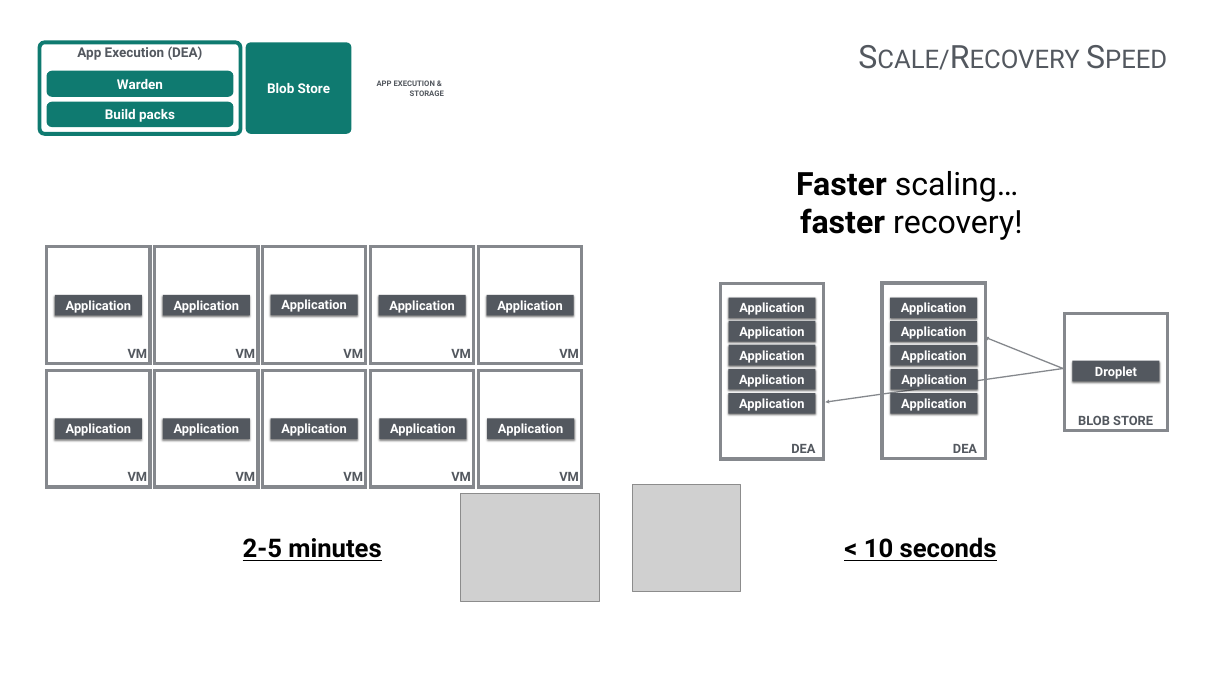
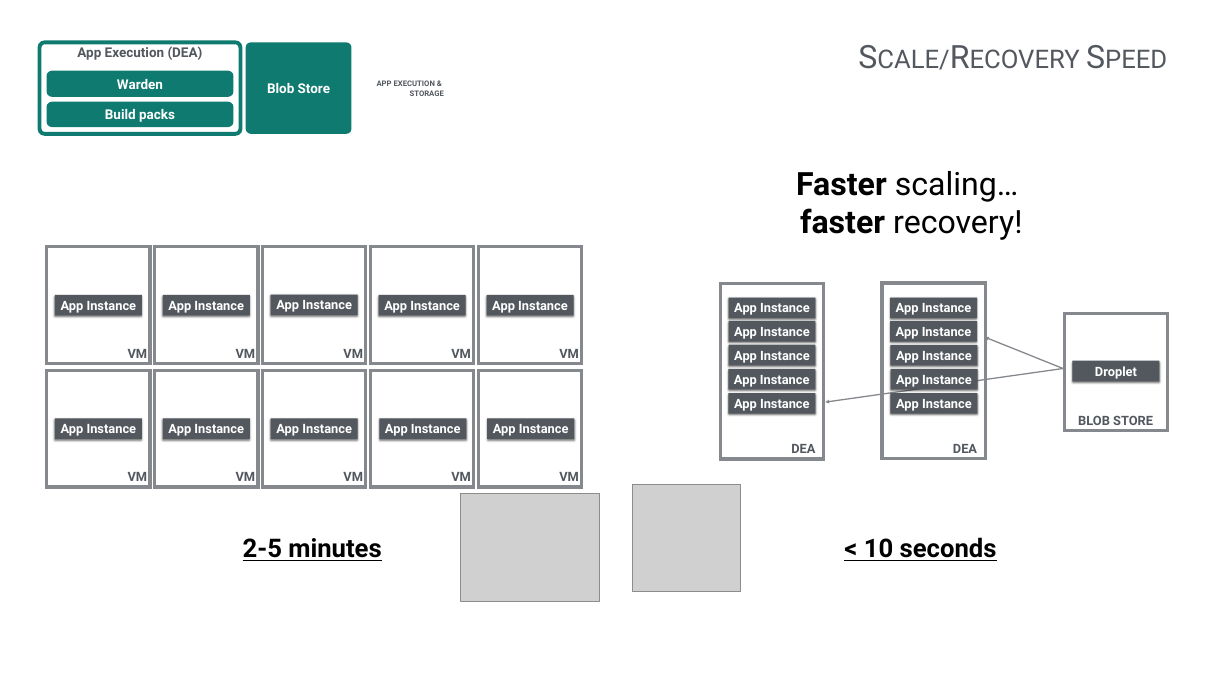
Before and after one commit to krujos/pcf-workshop, a slide deck: slide 21 of overview/Technical_Overview.pptx. Drawn at 1232x693 pixels with LibreOffice and Linux fonts; fonts in the diff are those of the drawing; grey boxes stand for pictures; background and template pictures are left out. Boxes give left, top, right and bottom in pixels: in the first picture for what was removed or moved away, otherwise in the second. Text is boxed around its words. In the diff, an @@ line names an element or a change of style, - is before the commit and + after.

Commit message:
cf name change and app instance clarification

```diff
--- a/overview/Technical_Overview.pptx
+++ b/overview/Technical_Overview.pptx
@@ text in rectangle at <box>61,301,137,313</box>: text changed @@
-Application
+App Instance
@@ text in rectangle at <box>168,301,244,313</box>: text changed @@
-Application
+App Instance
@@ text in rectangle at <box>276,300,352,312</box>: text changed @@
-Application
+App Instance
@@ text in rectangle at <box>384,301,460,313</box>: text changed @@
-Application
+App Instance
@@ text in rectangle at <box>492,301,568,313</box>: text changed @@
-Application
+App Instance
@@ text in rectangle at <box>734,303,810,315</box>: text changed @@
-Application
+App Instance
@@ text in rectangle at <box>734,327,810,339</box>: text changed @@
-Application
+App Instance
@@ text in rectangle at <box>896,303,972,315</box>: text changed @@
-Application
+App Instance
@@ text in rectangle at <box>896,327,972,339</box>: text changed @@
-Application
+App Instance
@@ text in rectangle at <box>734,351,810,363</box>: text changed @@
-Application
+App Instance
@@ text in rectangle at <box>896,351,972,363</box>: text changed @@
-Application
+App Instance
@@ text in rectangle at <box>734,375,810,387</box>: text changed @@
-Application
+App Instance
@@ text in rectangle at <box>896,375,972,387</box>: text changed @@
-Application
+App Instance
@@ text in rectangle at <box>734,399,810,411</box>: text changed @@
-Application
+App Instance
@@ text in rectangle at <box>896,399,972,411</box>: text changed @@
-Application
+App Instance
@@ text in rectangle at <box>61,424,137,436</box>: text changed @@
-Application
+App Instance
@@ text in rectangle at <box>168,424,244,436</box>: text changed @@
-Application
+App Instance
@@ text in rectangle at <box>276,424,352,436</box>: text changed @@
-Application
+App Instance
@@ text in rectangle at <box>385,424,461,436</box>: text changed @@
-Application
+App Instance
@@ text in rectangle at <box>493,424,569,436</box>: text changed @@
-Application
+App Instance
```
Also in this commit, not shown: 12 other slides changed, 4 slides added, 2 slides removed.
